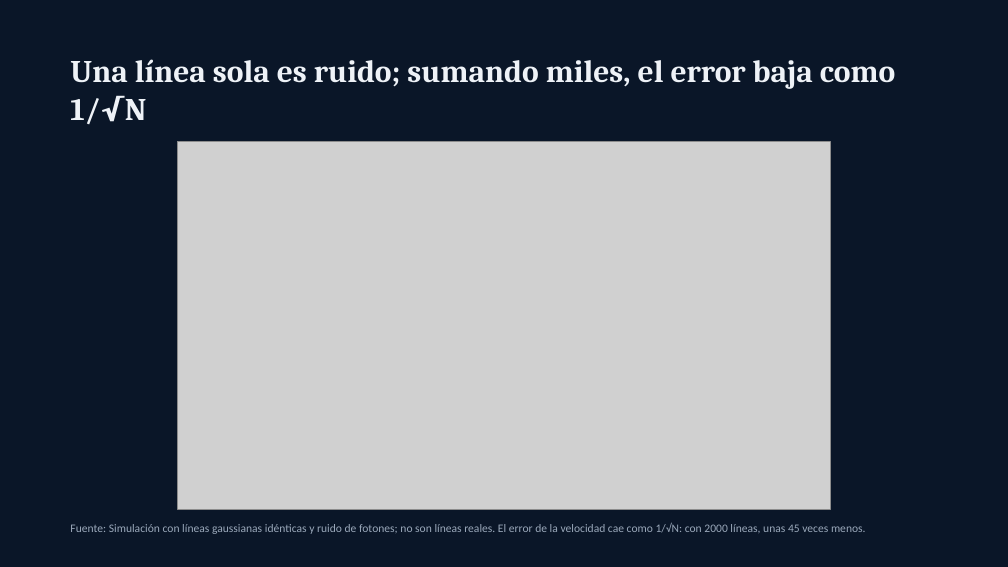
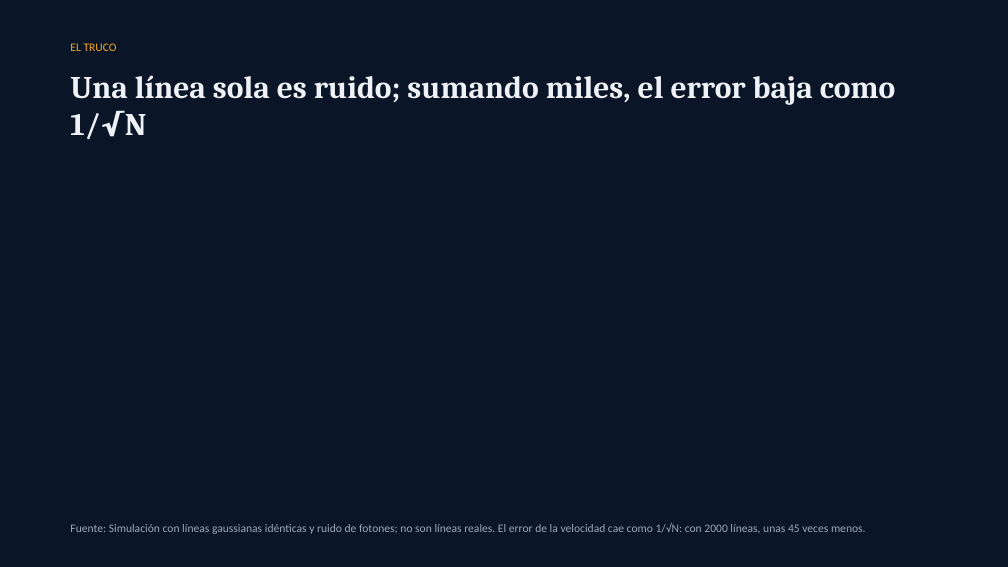
Before and after one commit to jpcastillo714/presentation-kit, a slide deck: slide 4 of examples/exoplanets/exoplanets.es.pptx. Drawn at 1008x567 pixels with LibreOffice and Linux fonts; fonts in the diff are those of the drawing; grey boxes stand for pictures; background and template pictures are left out. Boxes give left, top, right and bottom in pixels: in the first picture for what was removed or moved away, otherwise in the second. Text is boxed around its words. In the diff, an @@ line names an element or a change of style, - is before the commit and + after.

```diff
--- a/examples/exoplanets/exoplanets.es.pptx
+++ b/examples/exoplanets/exoplanets.es.pptx
@@ text added at [70,43,117,51], 11 pt, text #F5A623 @@
+EL TRUCO
@@ text "Una línea sola es ruido; ...": place and size @@
-text "Una línea sola es ruido; ..." at [70,59,895,124]
+text "Una línea sola es ruido; ..." at [70,75,895,139]
@@ picture removed at [178,142,831,510] @@
```
Also in this commit, not shown: 6 other slides changed, 50 other files.
